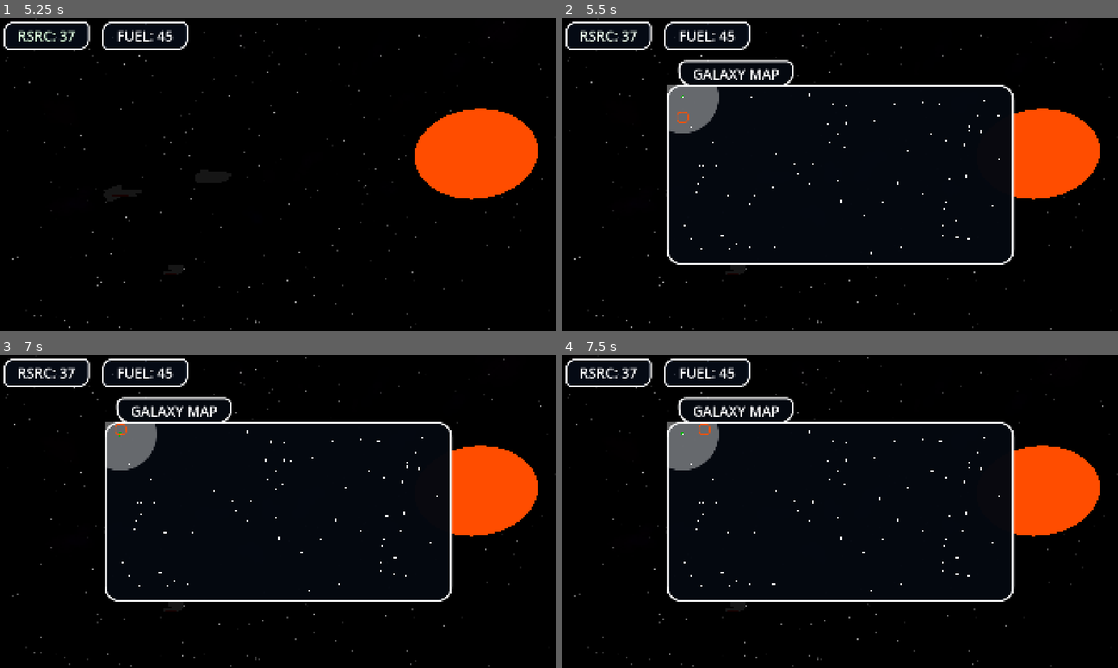
Above: before the commit, frames 1-4 (two rows, left to right).
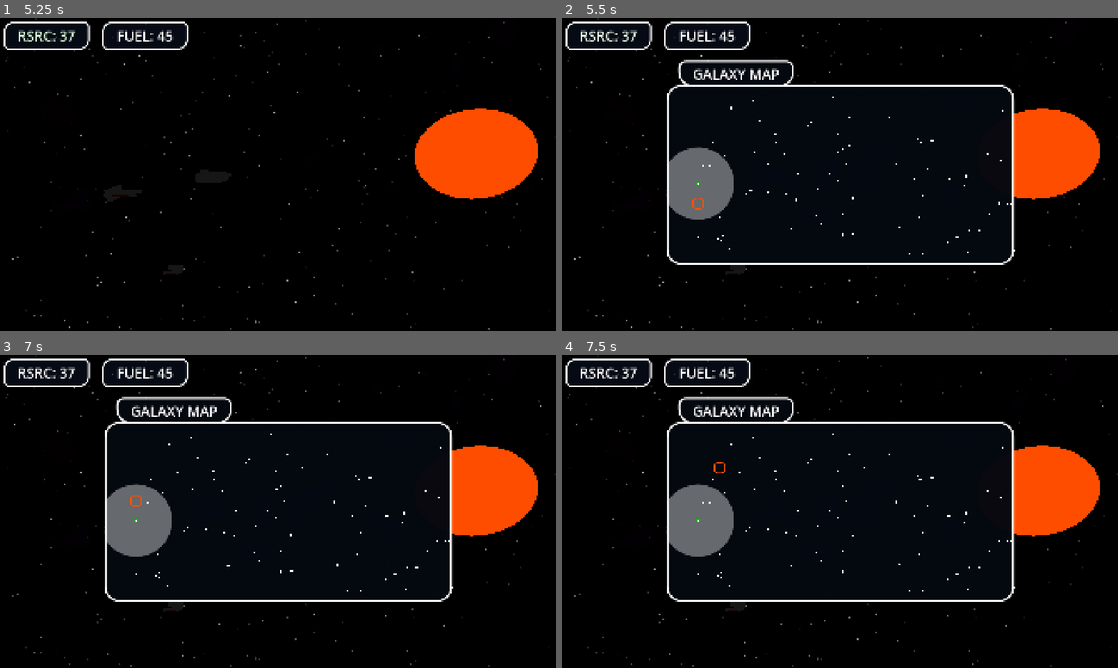
Above: after the commit, the same moments.

Repository: SidewaysFox/faster-than-faster-than-light
Game: Godot game, scene res://space.tscn
The game is run twice, just before and just after one commit, with the same random seed, the same clock (stepped at 60 frames per second) and the same inputs.
Inputs:
- Up to frame 1 (5.25 s): hold D (right1) 0.53-1.28 s; tap 1 (1) at 0.6, 3.05, 3.6 s; tap 4 (4) at 0.8, 1.35, 3.8, 4.35 s; hold S (down1) 1.28-2.03 s; tap B (A) at 1.55, 2.1, 4.55, 5.1 s; hold D (right1) 2.03-2.78 s; tap , (D) at 2.3, 2.85 s; hold W (up1) 2.78-3.53 s; hold A (left1) 3.53-5.03 s; hold S (down1) from 5.03 s (still down)
- Up to frame 2 (5.5 s): keep holding S (down1); tap , (D) at 5.3 s
- Up to frame 3 (7 s): release S (down1) at 5.78 s; hold D (right1) 5.78-6.53 s; tap , (D) at 5.85 s; tap 1 (1) at 6.05 s; hold W (up1) from 6.53 s (still down); tap Down (down2) at 6.6 s; tap 4 (4) at 6.8 s
- Up to frame 4 (7.5 s): release W (up1) at 7.28 s; hold D (right1) from 7.28 s (still down); tap ` (hide ui) at 7.35 s

Frame 1 is identical in both runs. In frame 2, 3.6% of the frame differs, in the area x 18-82%, y 21-76%; in frame 3, 3.6%; in frame 4, 3.7%.
Error before the commit: Out of bounds get index '0' (on base: 'Array') (res://user_interface.gd:111)
Error after the commit: Out of bounds get index '0' (on base: 'Array') (res://user_interface.gd:135)

Commit message:
starting to make combat
it's cool

Diff:
--- a/faster-than-faster-than-light/global.gd
+++ b/faster-than-faster-than-light/global.gd
@@ -27,13 +27,23 @@
 	var system_id: int = 0
 	var starting_system: Array = [0, 800.0]
 	for s in sector_count:
-		for n in sector_system_count:
-			galaxy_data.append([system_id, Vector2((sector * sector_size) + (randf() * sector_size), randf_range(gmap_top, gmap_bot)), s])
+		for n in sector_system_count: # ID, position, sector, enemy presence
+			var enemy_presence: bool
+			if randi_range(1, 4) == 4:
+				enemy_presence = true
+			else:
+				enemy_presence = false
+			galaxy_data.append({
+				"id": system_id,
+				"position": Vector2((sector * sector_size) + (randf() * sector_size), randf_range(gmap_top, gmap_bot)),
+				"sector": s,
+				"enemy presence": enemy_presence
+				})
 			system_id += 1
 		sector += 1
 	for i in galaxy_data:
-		if i[1].x < starting_system[1]:
-			starting_system = [i[0], i[1].x]
+		if i["position"].x < starting_system[1]:
+			starting_system = [i["id"], i["position"].x]
 	current_system = starting_system[0]
 	new_system(current_system)
 
--- /dev/null
+++ b/faster-than-faster-than-light/laser.tscn
@@ -0,0 +1,21 @@
+[gd_scene load_steps=4 format=3 uid="uid://8ym1jdmse5dp"]
+
+[sub_resource type="CapsuleShape3D" id="CapsuleShape3D_oes6l"]
+radius = 0.3
+height = 4.0
+
+[sub_resource type="StandardMaterial3D" id="StandardMaterial3D_fn5yt"]
+albedo_color = Color(1, 0, 0, 1)
+
+[sub_resource type="CapsuleMesh" id="CapsuleMesh_6vqwg"]
+material = SubResource("StandardMaterial3D_fn5yt")
+radius = 0.3
+height = 4.0
+
+[node name="Laser" type="Area3D"]
+
+[node name="CollisionShape3D" type="CollisionShape3D" parent="."]
+shape = SubResource("CapsuleShape3D_oes6l")
+
+[node name="MeshInstance3D" type="MeshInstance3D" parent="."]
+mesh = SubResource("CapsuleMesh_6vqwg")
--- a/faster-than-faster-than-light/space.gd
+++ b/faster-than-faster-than-light/space.gd
@@ -7,6 +7,7 @@
 var main_star_count: int
 var system_properties: Array = []
 var star_proximity: bool = false
+var in_combat: bool = false
 
 
 func _ready() -> void:
@@ -75,6 +76,8 @@
 				$Background.add_child(new_nebula)
 	# Set up conditions for the warp in dialogue
 	system_properties.append(main_star_count)
+	if Global.galaxy_data[Global.current_system]["enemy presence"]:
+		system_properties.append("enemy presence")
 	if star_proximity:
 		system_properties.append("star proximity")
 
--- a/faster-than-faster-than-light/starship.gd
+++ b/faster-than-faster-than-light/starship.gd
@@ -46,7 +46,7 @@
 # Variables
 @onready var main: Node = get_node("/root/Space")
 var hull: int = 10
-var target: int = -1
+var target: Node
 var jumping: bool = true
 var jump_mode: int = -1
 var jump_destination: float
@@ -63,6 +63,10 @@
 	jump_destination = randf_range(-120, -50) * team
 	warp_destination = -global_position.x
 	$JumpDelay.start(1 + (randf() * 2))
+	if len(main.get_node("HostileShips").get_children()) > 0:
+		print("thar be enemie")
+		target = main.get_node("HostileShips").get_children().pick_random()
+		print(target)
 
 
 func _process(delta: float) -> void:
--- a/faster-than-faster-than-light/user_interface.gd
+++ b/faster-than-faster-than-light/user_interface.gd
@@ -15,15 +15,15 @@
 var warp_in_dialogue: Array = [ # Conditions, main text, [option, result]
 	[[1],
 	"As your fleet exits its jump, you take in the picturesque scenery around you.",
-	[["Enjoy the view as your warp drives charge up once more.", ["close"]]]
+	[["Enjoy the view as your warp drives charge up once more.", ["close", false]]]
 	],
 	[[1],
 	"You wait with bated breath, half expecting a rebel ambush as you exit warp, but none comes. You live another day.",
-	[["Let's not wait around. Charge up the warp drives.", ["close"]]]
+	[["Let's not wait around. Charge up the warp drives.", ["close", false]]]
 	],
 	[[1],
 	"Although this system is devoid of anything of particular interest to your fleet, you can't help but remain apprehensive about your task and the rebel fleet chasing you. In these distant reaches of space, it feels like everything wants you dead.",
-	[["Play some cards with your crew to ease your nerves while you wait for the warp drives to charge.", ["close"]], ["Remain alone for the time being.", ["close"]]]
+	[["Play some cards with your crew to ease your nerves while you wait for the warp drives to charge.", ["close", false]], ["Remain alone for the time being.", ["close", false]]]
 	],
 	[[1],
 	"As you warp into the system, your fleet finds itself surrounded by a number of large wreckages. It looks like pirates must have found good prey in a convoy of freighters.",
@@ -37,37 +37,61 @@
 	"As you warp into the system, your fleet finds itself surrounded by a number of large wreckages. It looks like pirates must have found good prey in a convoy of freighters.",
 	[["Scrap what's left of the freighter hulls.", ["resources", randi_range(20, 40), 2]]]
 	],
+	[[1, "enemy presence"],
+	"As your fleet exits warp, you're greeted by a radio transmission from an unknown starship fleet.\n\"Ahh... I see we've been blessed by the presence of a resource-rich fleet. We'll be taking that, thank you very much.\"\nAs communications are cut, the pirate fleet starts charging its weapons!",
+	[["Get ready for combat.", ["close", true]]]
+	],
 	[[2],
 	"As your fleet exits its jump, you see two stars locked in each others' orbits. You spend a moment taking a deep breath, before returning to your duties on deck.",
-	[["Enjoy the view as your warp drives charge up once more.", ["close"]]]
+	[["Enjoy the view as your warp drives charge up once more.", ["close", false]]]
+	],
+	[[2, "enemy presence"],
+	"As your fleet exits warp, you're greeted by a radio transmission from an unknown starship fleet.\n\"Ahh... I see we've been blessed by the presence of a resource-rich fleet. We'll be taking that, thank you very much.\"\nAs communications are cut, the pirate fleet starts charging its weapons!",
+	[["Get ready for combat.", ["close", true]]]
 	],
 	[[3],
 	"As your fleet exits its jump, you are surprised to find you and your fleet amongst a trinary star system, a rare sight for anyone not part of the navy.",
-	[["Enjoy the view as your warp drives charge up once more.", ["close"]]]
+	[["Enjoy the view as your warp drives charge up once more.", ["close", false]]]
+	],
+	[[3, "enemy presence"],
+	"As your fleet exits warp, you're greeted by a radio transmission from an unknown starship fleet.\n\"Ahh... I see we've been blessed by the presence of a resource-rich fleet - in a trinary system too! We'll be taking that, thank you very much.\"\nAs communications are cut, the pirate fleet starts charging its weapons!",
+	[["Get ready for combat.", ["close", true]]]
 	],
 	[[1, "star proximity"],
 	"As you exit warp, you realise you've ended up dangerously close to this system's star. Your ships could be in danger if you linger for too long.",
-	[["Hope the star doesn't flare up while you wait for your warp drives to charge.", ["close"]]]
+	[["Hope the star doesn't flare up while you wait for your warp drives to charge.", ["close", false]]]
+	],
+	[[1, "enemy presence", "star proximity"],
+	"Your fleet exits warp, and you realise that you're uncomfortably close to a star. Suddenly, your systems warn you of a nearby threat. A pirate fleet either unaware or uncaring of the danger slides into view.",
+	[["Hope that the star doesn't pose too much of an issue and get ready for combat.", ["close", true]]]
 	],
 	[[2, "star proximity"],
 	"The binary system of stars you've just warped into makes it hard to miss the fact that you've come in far too close for comfort to one of them.",
-	[["Hope the star doesn't flare up while you wait for your warp drives to charge.", ["close"]]]
+	[["Hope the star doesn't flare up while you wait for your warp drives to charge.", ["close", false]]]
+	],
+	[[2, "enemy presence", "star proximity"],
+	"Your fleet exits warp, and you realise that you're uncomfortably close to a star. Suddenly, your systems warn you of a nearby threat. A pirate fleet either unaware or uncaring of the danger slides into view.",
+	[["Hope that the star doesn't pose too much of an issue and get ready for combat.", ["close", true]]]
 	],
 	[[3, "star proximity"],
 	"You find yourself and your fleet in a trinary system, but your close proximity to one of the stars unfortunately means you cannot affort to take in the view.",
-	[["Hope the star doesn't flare up while you wait for your warp drives to charge.", ["close"]]]
+	[["Hope the star doesn't flare up while you wait for your warp drives to charge.", ["close", false]]]
+	],
+	[[3, "enemy presence", "star proximity"],
+	"Your fleet exits warp, and you realise that you're uncomfortably close to a star. Suddenly, your systems warn you of a nearby threat. A pirate fleet either unaware or uncaring of the danger slides into view.",
+	[["Hope that the star doesn't pose too much of an issue and get ready for combat.", ["close", true]]]
 	],
 ]
 
 var response_dialogue: Array = [ # Main text, [option, result]
 	["As you search the wreckages, you manage to pick out some scraps.",
-	[["Continue the journey.", ["close"]]]
+	[["Continue the journey.", ["close", false]]]
 	],
 	["You search the wreckages but there is nothing of value to find.",
-	[["Continue the journey.", ["close"]]]
+	[["Continue the journey.", ["close", false]]]
 	],
 	["Looking through the charred remains of the freighters, you come across a hidden vault that the pirates must have missed. Opening the vault, you find a variety of exotic materials inside!",
-	[["Celebrate and continue the journey.", ["close"]]]
+	[["Celebrate and continue the journey.", ["close", false]]]
 	],
 ]
 
@@ -77,8 +101,8 @@
 	$ScreenFade.show()
 	for i in Global.galaxy_data:
 		var new_token: Node = galaxy_map_token.instantiate()
-		new_token.id = i[0]
-		new_token.position = i[1]
+		new_token.id = i["id"]
+		new_token.position = i["position"]
 		$GalaxyMap/Tokens.add_child(new_token)
 
 
@@ -122,11 +146,11 @@
 	elif Input.is_action_just_pressed("4") or Input.is_action_just_pressed("D"):
 		galaxy_map_showing = not galaxy_map_showing
 		if galaxy_map_showing:
-			if Global.galaxy_data[Global.current_system][1].x > 900:
-				$GalaxyMap/Tokens.position.x = 600 - Global.galaxy_data[Global.current_system][1].x
+			if Global.galaxy_data[Global.current_system]["position"].x > 900:
+				$GalaxyMap/Tokens.position.x = 600 - Global.galaxy_data[Global.current_system]["position"].x
 			else:
 				$GalaxyMap/Tokens.position.x = 45
-			%Cursor.position = Global.galaxy_data[Global.current_system][1]
+			%Cursor.position = Global.galaxy_data[Global.current_system]["position"]
 	if galaxy_map_showing:
 		$GalaxyMap.show()
 		$GalaxyMapTitle.show()
@@ -211,9 +235,11 @@
 
 
 # Close the dialogue box
-func close() -> void:
+func close(combat: bool) -> void:
 	$Dialogue.hide()
 	dialogue_showing = false
+	if combat:
+		main.in_combat = true
 
 
 # Give the player resources from a dialogue event
